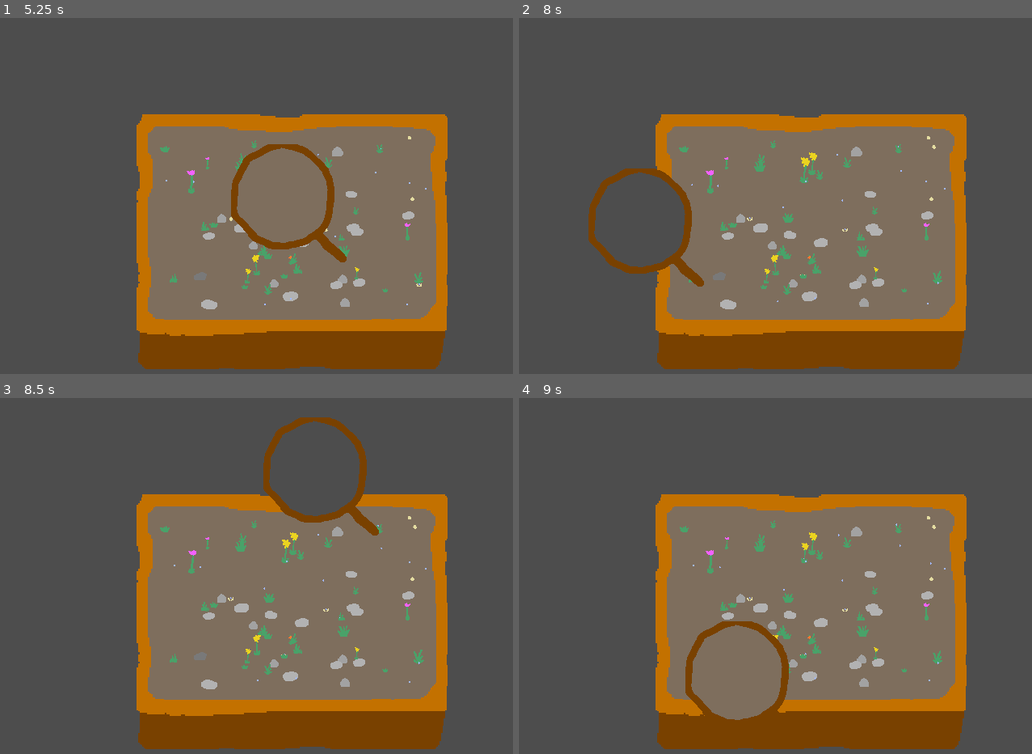
Above: before the commit, frames 1-4 (two rows, left to right).
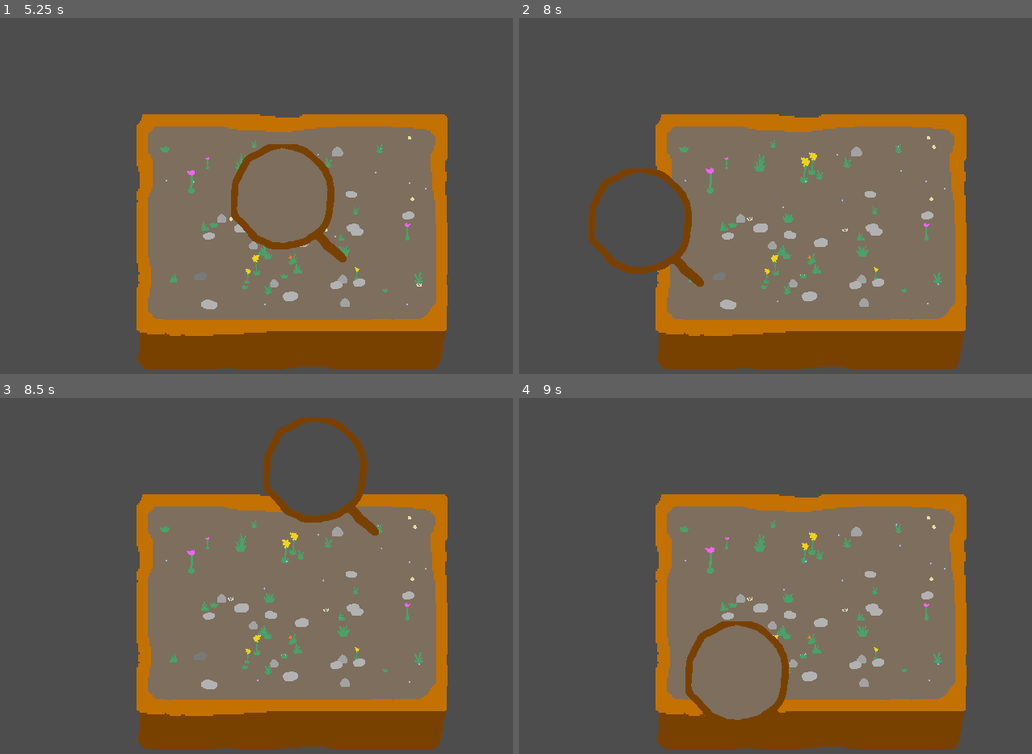
Above: after the commit, the same moments.

Repository: martindzejky/pot-life
Game: Godot game, scene res://main.tscn
Two runs of this game, one before a commit and one after it. Both use one fixed random seed, a clock stepped at 60 frames per second and the inputs below. Sound files missing from this copy of the repository are replaced by a short silence.
Inputs (mouse positions are in pixels of both pictures, inside the frame that each line leads up to):
- Up to frame 1 (5.25 s): tap Enter at 0.5, 2.75, 5 s; move the mouse to (436, 217) at 0.52 s; press the mouse at (436, 217) at 0.53 s; move the mouse to (164, 267) at 1.27 s; release the mouse at (164, 267) at 1.28 s; click (164, 267) at 1.35 s; tap Space at 2, 3.5 s; move the mouse to (359, 135) at 2.02 s; press the mouse at (359, 135) at 2.03 s; move the mouse to (261, 338) at 2.77 s; release the mouse at (261, 338) at 2.78 s; click (261, 338) at 2.85 s; move the mouse to (487, 313) at 3.52 s; press the mouse at (487, 313) at 3.53 s; move the mouse to (97, 167) at 4.27 s; release the mouse at (97, 167) at 4.28 s; click (97, 167) at 4.35 s; move the mouse to (323, 242) at 5.02 s; press the mouse at (323, 242) at 5.03 s
- Up to frame 2 (8 s): tap Space at 5.75 s; move the mouse to (713, 121) at 5.77 s; release the mouse at (713, 121) at 5.78 s; click (713, 121) at 5.85 s; move the mouse to (955, 217) at 6.52 s; press the mouse at (955, 217) at 6.53 s; move the mouse to (683, 267) at 7.27 s; release the mouse at (683, 267) at 7.28 s; click (683, 267) at 7.35 s
- Up to frame 3 (8.5 s): move the mouse to (359, 515) at 8.02 s; press the mouse at (359, 515) at 8.03 s
- Up to frame 4 (9 s): move the mouse to (780, 718) at 8.77 s; release the mouse at (780, 718) at 8.78 s; click (780, 718) at 8.85 s

Frame 1 is identical in both runs. In frame 2, less than 0.1% of the frame differs, in the area x 32-83%, y 42-75%; in frame 3, less than 0.1%; in frame 4, less than 0.1%.

Commit message:
creatures are more likely to make eggs

Diff:
--- a/objects/creature.gd
+++ b/objects/creature.gd
@@ -76,7 +76,7 @@
 
 func idleTimeout():
 
-    if $hunger.value > 100 and randf() < 0.1:
+    if $hunger.value > 60 and randf() < 0.3:
         switchState('birthing')
         $hunger.value -= 30
 
